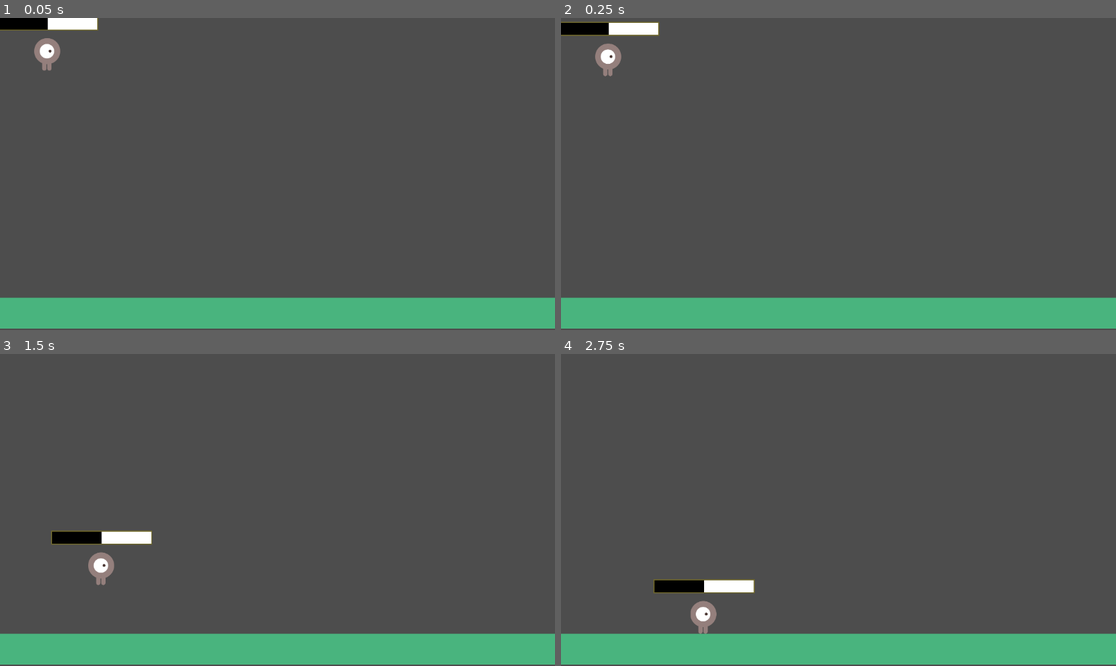
Above: before the commit, frames 1-4 (two rows, left to right).
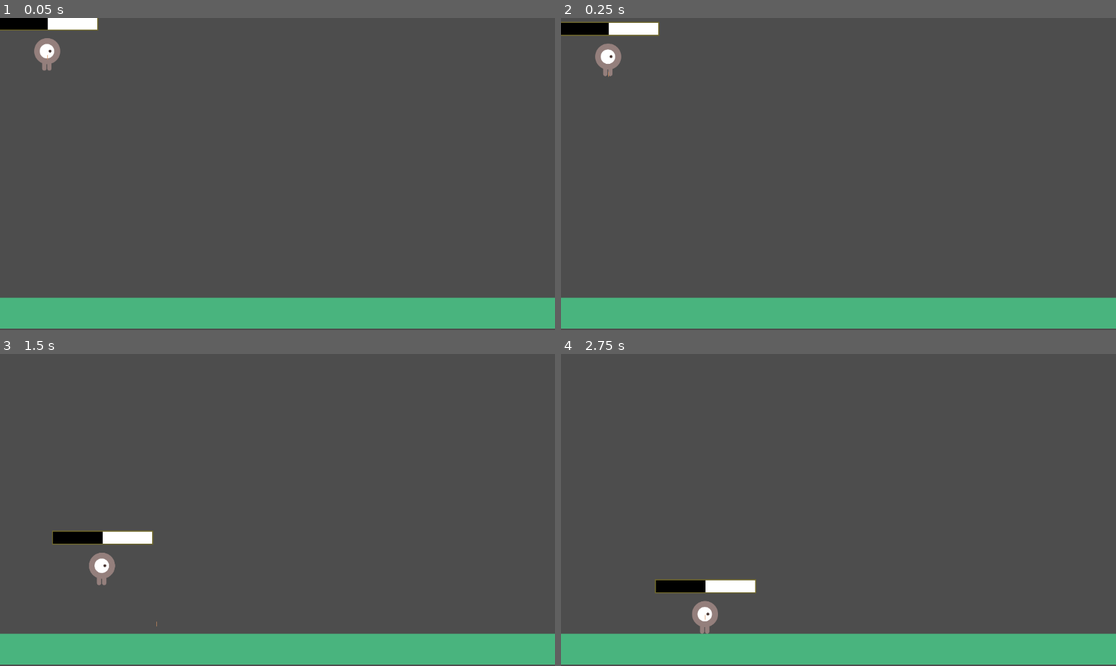
Above: after the commit, the same moments.

Repository: alx168/Bat_in_a_cave
Game: Godot game, scene res://scenes/player.tscn
Same seed, same stepped clock (60 frames per second), same inputs: the game is played once before the commit and once after it. This scene is started directly instead of the project's main scene.
Inputs:
- Up to frame 1 (0.05 s): no input
- Up to frame 2 (0.25 s): no input
- Up to frame 3 (1.5 s): tap Enter at 0.5 s; tap Space (button_press) at 0.6, 1.35 s
- Up to frame 4 (2.75 s): tap Space (button_press) at 2.1 s

The runs differ from the first frame. In frame 1, less than 0.1% of the frame differs, in the area x 8-9%, y 11-14%; in frame 2, less than 0.1%; in frame 3, 0.1%; in frame 4, 0.2%, in the area x 16-36%, y 72-90%.

Commit message:
adding controls to make turning during flight make a bit more sense
now, your lift rotation angle resets if you haven't been flapping for bit

Diff:
--- a/scenes/player.tscn
+++ b/scenes/player.tscn
@@ -339,6 +339,10 @@
 grow_vertical = 2
 size_flags_horizontal = 4
 
+[node name="AimIndicator" type="Line2D" parent="CharacterBody2D"]
+points = PackedVector2Array(0, 0, 1, 0)
+default_color = Color(0.847399, 0.573973, 0.379979, 1)
+
 [node name="TileMapLayer" type="TileMapLayer" parent="."]
 position = Vector2(340, 581)
 scale = Vector2(1.83777, 0.994938)
--- a/scripts/game/flight_power_bar.gd
+++ b/scripts/game/flight_power_bar.gd
@@ -1,6 +1,6 @@
 extends ProgressBar
 
-@onready var timer = $FlightTimer
+#@onready var timer = $FlightTimer
 @onready var flight_charge_bar = $FlightCharge
 
 var flight_charge = 0 : set = _set_charge
--- a/scripts/game/player.gd
+++ b/scripts/game/player.gd
@@ -4,61 +4,82 @@
 @export var speed = 400 # How fast the player will move (pixels/sec).
 var screen_size # Size of the game window.
 @onready var flight_charge_bar = $FlightBar
+@onready var aim_indicator: Line2D = $AimIndicator
 
 ### INPUTS ###
-var input_flap: bool = false
-var input_charge: bool = false
+var tapped: bool = false
+var held: bool = false
 
 ### PHYSICS ### https://www.youtube.com/watch?v=p3jDJ9FtTyM&t=58s
-var grounded: bool = false
-const flight_acceleration: float = -2
-const gravity: float = .1
-const terminal_fall_speed: float = 10
+var is_grounded: bool = false
+const GRAVITY: float = .1
+const TERMINAL_FALL_SPEED: float = 7.5
+const FLAP_ROTATION_BUFFER_THRESHOLD: float = .3
+var flap_rotation_buffer: float = FLAP_ROTATION_BUFFER_THRESHOLD # how long we'll keep rotating with flaps before changing direction
+var flight_rotation_degrees: float = 30
 
 ### GAMEPLAY ###
 const max_flight_charge: float = 100
 var flight_charge: float = 0
 const flight_charge_step: float = 0.1
 
-
-# Called when the node enters the scene tree for the first time.
 func _ready() -> void:
 	screen_size = get_viewport_rect().size
 	#flight_charge_bar.init_flight_charge(max_flight_charge)
 
 # handle inputs and visuals
-func _process(delta: float) -> void:
+func _collect_inputs(delta:float) -> void:
 	var input_type: InputManager.InputType = InputManager.poll_input(delta)
 
 	if input_type == InputManager.InputType.TAPPED:
-		input_flap = true
+		tapped = true
 	elif input_type == InputManager.InputType.HELD:
-		input_charge
+		held = true
 
+func _update_hud() -> void:
+	aim_indicator.global_position = position+velocity*20
+
+func _process(delta: float) -> void:
+	_collect_inputs(delta)
+	_update_hud()
+
+# handle state and physics
 func _physics_process(delta: float) -> void:
-	if input_flap:
-		grounded = false
-		var rotation_degrees: float = 30 if velocity.x<0 else -30
-		velocity = velocity.rotated(deg_to_rad(rotation_degrees))
-		# Vector2(0, flight_acceleration)
-		input_flap = false
-	elif not grounded:
-		velocity += Vector2(0, gravity)
+	if is_grounded:
+		if tapped:
+			# TODO mirror aim rotation
+			pass
+		elif held:
+			print(flight_charge)
+			flight_charge = flight_charge + flight_charge_step
+			_set_flight_charge(flight_charge)
+		#uncomment below if we want a decreasing bar effect
+		#else:
+			#flight_charge = flight_charge - flight_charge_step
+	else: # not is_grounded
+		velocity += Vector2(0, GRAVITY)
 
-	if input_charge:
-		print(flight_charge)
-		flight_charge = flight_charge + flight_charge_step
-		_set_flight_charge(flight_charge)
-	#uncomment below if we want a decreasing bar effect
-	#else:
-		#flight_charge = flight_charge - flight_charge_step
+		if tapped:
+			if flap_rotation_buffer >= FLAP_ROTATION_BUFFER_THRESHOLD:
+				print("flipping")
+				flight_rotation_degrees = 30 if velocity.x<0 else -30
+			velocity = velocity.rotated(deg_to_rad(flight_rotation_degrees))
+			tapped = false
+			flap_rotation_buffer = 0.0
+		else:
+			flap_rotation_buffer += delta
 
-	velocity = Vector2(velocity.x, clamp(velocity.y, -2*terminal_fall_speed, terminal_fall_speed))
-	var collisionInfo: KinematicCollision2D = move_and_collide(velocity)
+		if held:
+			# TODO flap to slow down?
+			pass
 
-	if collisionInfo != null:
-			var grounded: bool = true
+
+		velocity = Vector2(velocity.x, clamp(velocity.y, -2*TERMINAL_FALL_SPEED, TERMINAL_FALL_SPEED))
+
+		if move_and_collide(velocity) != null:
+			var is_grounded: bool = true
 			velocity = Vector2.ZERO
+
 
 func _set_flight_charge(value):
 	flight_charge_bar.flight_charge = flight_charge
